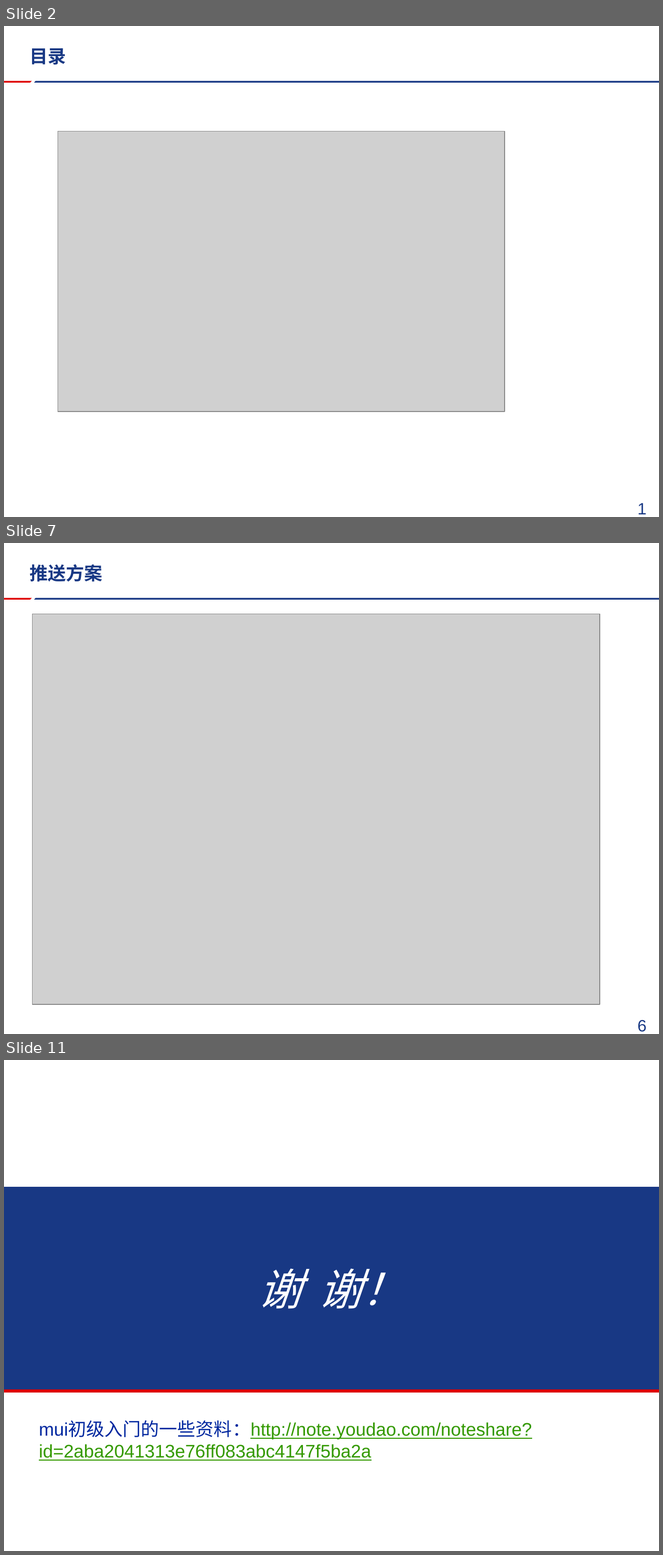
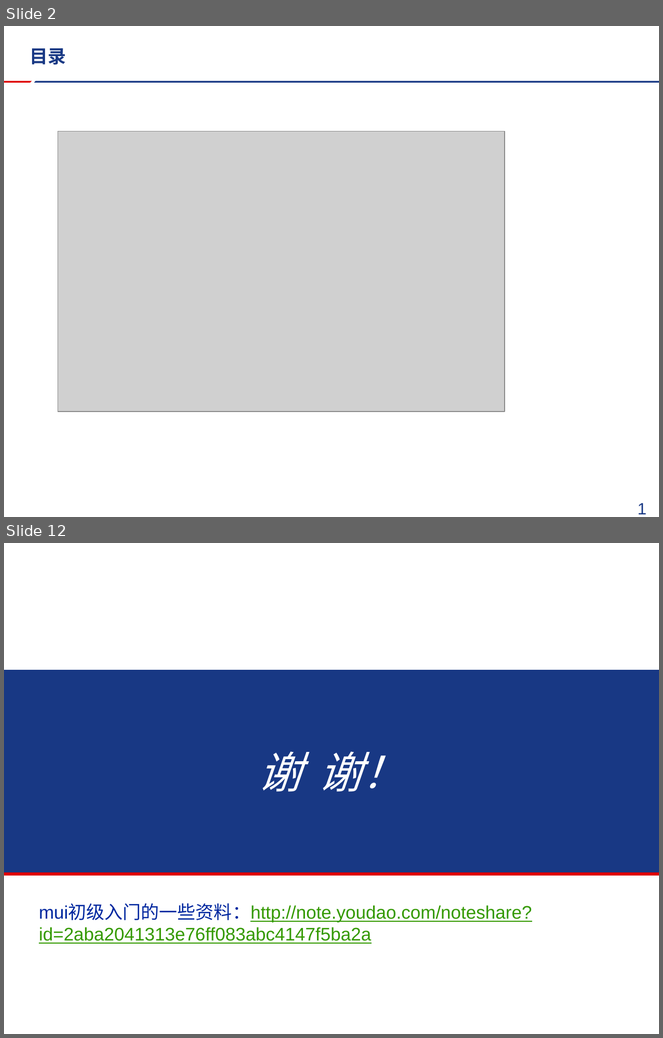
Before and after one commit to FireSmallPanda/swdt, a slide deck: javascript技术分享/mui以及推送分享.pptx. Shown one above the other, each under a label of ours: slides 2, 7 and 11 before the commit, slides 2 and 12 after it; the slides between them are not shown. The pictures are 663x1555 and 663x1038 pixels, drawn with LibreOffice and Linux fonts; fonts in the diff are those of the drawing; grey boxes stand for pictures; background and template pictures are left out. Boxes give left, top, right and bottom in pixels: in the first picture for what was removed or moved away, otherwise in the second. Text is boxed around its words. In the diff, an @@ line names an element or a change of style, - is before the commit and + after.

```diff
--- a/javascript技术分享/mui以及推送分享.pptx
+++ b/javascript技术分享/mui以及推送分享.pptx
@@ slide 7 removed at <box>4,543,659,1034</box>, background #FFFFFF; not listed: 2 template elements that a slide beside it also shows @@
@@ title removed at <box>30,564,103,582</box> @@
-推送方案
@@ picture removed at <box>32,614,599,1005</box> @@
@@ page number removed at <box>638,1020,647,1032</box> @@
-6
@@ what was slide 11 is now slide 12 @@
```
Also in this commit, not shown: 2 slides changed, 7 slides added, 5 other slides removed, 1 other file.
